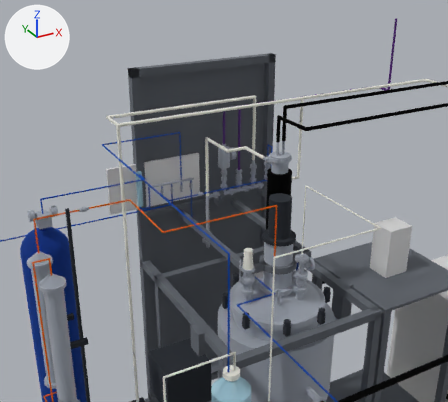
The glTF model tefkot/3d/tefkot-770-ustanovka.glb as it was, and as the next commit left it.
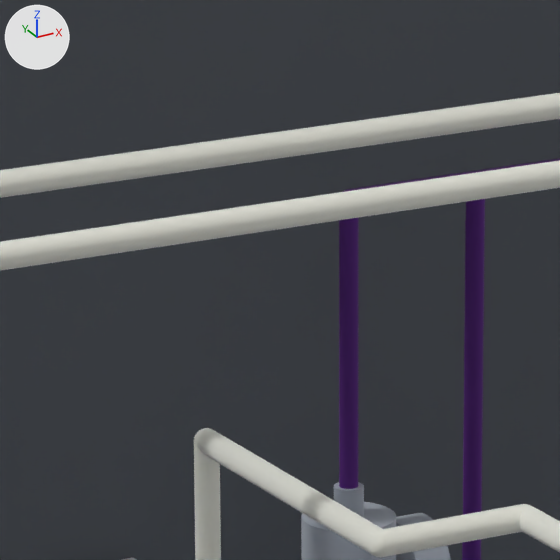
There are two pictures of each version: one from a 50 mm camera at (-1414.0, -2059.0, 2693.0) aimed at (-5.0, 502.0, 1413.0), one close up on the part from 41% to 56% of the width and 21% to 38% of the height. Lighting does not change. The marker at upper left points along +X, +Y and +Z. The first two pictures are the older version. Where no turn or scale is listed for an object, it has been applied to the vertices. Vertices at exactly the same position are counted once.

In view in the first close-up: 'Вакуумный шланг от гребёнки к сепаратору', 'Вакуумный шланг от тройника на всасе VP-1 к крану VV-2 нутча', 'Коллектор сбросов от шпунт-аппарата и обратного клапана NRV-1 в вытяжку', 'Рама-стойка реактора Wiggens', 'Шланг PTFE от конденсатора к гребёнке', 'Шпунт-аппарат с манометром, DN25 — рабочий регулятор давления (PCV-1)'.
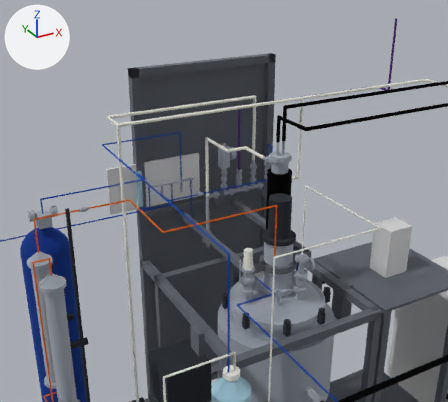
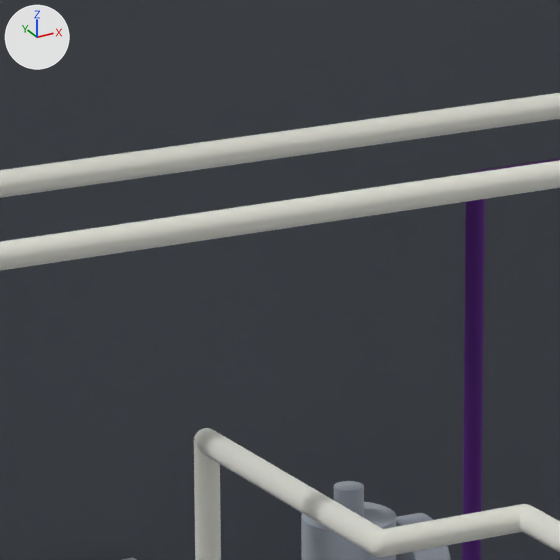
What differs and where, as boxes (x1, y1, x2, y2) in the close-ups (560 x 560 px; the box of a moved part takes in the faces that stretch with it):
'Коллектор сбросов от шпунт-аппарата и обратного клапана NRV-1 в вытяжку', reshaped: before (339, 159, 560, 560); after (462, 159, 560, 560)
part 1 of me_коллектор_сбросов_от_шпунт_аппарата_и_обратного_клапана_nrv_1_в_вытяжку, moved or reshaped (mostly hidden): before (339, 159, 560, 489); after (470, 159, 560, 173)

The change, as a list of edits to the scene's bpy script:
```text
Change me_коллектор_сбросов_от_шпунт_аппарата_и_обратного_клапана_nrv_1_в_вытяжку:
    used by ob_коллектор_сбросов_от_шпунт_аппарата_и_обратного_клапана_nrv_1_в_вытяжку; location = (0.0, 0.0, 0.0)
    remove me_коллектор_сбросов_от_шпунт_аппарата_и_обратного_клапана_nrv_1_в_вытяжку.from_pydata(...)  # 1068 vertices, 2198 faces; spans x 54.0..1066.0, y 514.0..626.0, z 1513.0..2250.0
    add me_коллектор_сбросов_от_шпунт_аппарата_и_обратного_клапана_nrv_1_в_вытяжку.from_pydata(...)  # 1004 vertices, 2074 faces; spans x 144.0..1066.0, y 514.0..626.0, z 1513.0..2250.0
    me_коллектор_сбросов_от_шпунт_аппарата_и_обратного_клапана_nrv_1_в_вытяжку part 1: 292 vertices moved from x 54.0..66.0, y 614.0..626.0, z 1854.0..1866.0 to x 144.0..156.0, y 614.0..626.0, z 1854.0..1866.0; 64 vertices removed from x 54.0..66.0, y 614.0..626.0, z 1675.0..1860.0
```
